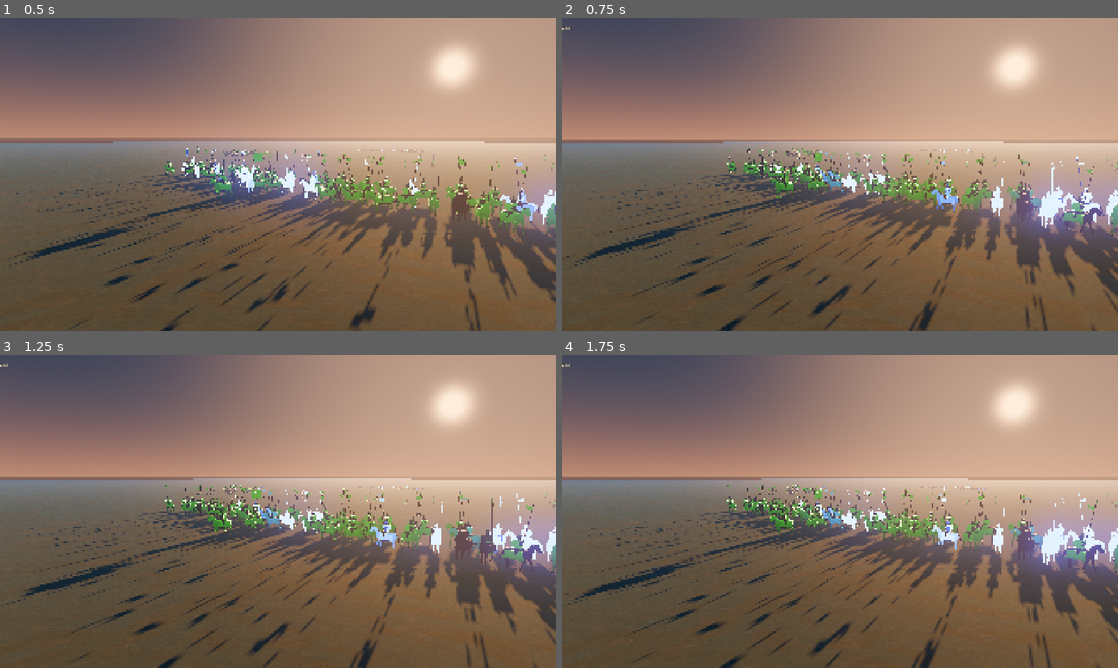
Above: before the commit, frames 1-4 (two rows, left to right).
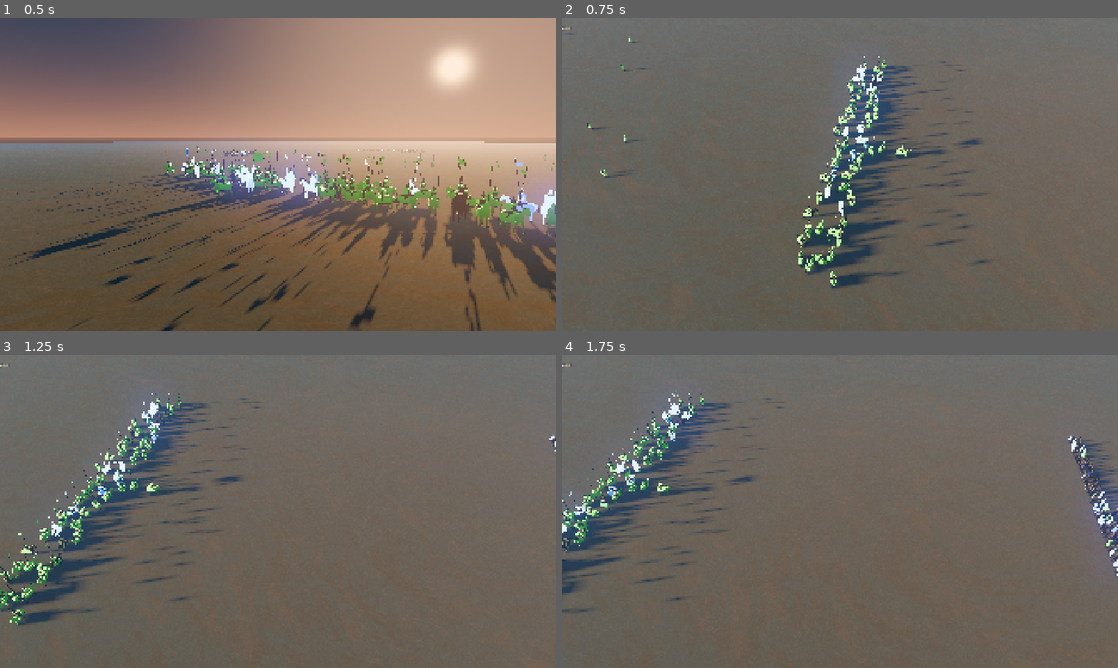
Above: after the commit, the same moments.

Repository: Keepich1/KAGANFILM
Game: Godot game, scene res://scenes/test/battle_clash.tscn
Two runs of this game, one before a commit and one after it. Both use one fixed random seed, a clock stepped at 60 frames per second and the inputs below. This scene is started directly instead of the project's main scene.
Inputs (mouse positions are in pixels of both pictures, inside the frame that each line leads up to):
- Up to frame 1 (0.5 s): no input
- Up to frame 2 (0.75 s): tap Enter at 0.5 s; move the mouse to (962, 158) at 0.52 s; hold D from 0.53 s (still down); tap P at 0.6 s; click (962, 158) at 0.67 s
- Up to frame 3 (1.25 s): keep holding D
- Up to frame 4 (1.75 s): release D at 1.25 s; drag from (728, 527) to (812, 574) at 1.27 s

Frame 1 is identical in both runs. In frame 2, 76% of the frame differs, in the area x 0-100%, y 0-100%; in frame 3, 77%; in frame 4, 77%.

Commit message:
Бой: WASD и Q/E переключают с кинокамеры на стратегическую
Co-Authored-By: Claude Opus 5.5 <noreply@anthropic.com>
Claude-Session: https://claude.ai/code/session_01MEAdsoDkSD31eUcwCkkua8

Diff:
--- a/ordo/scripts/camera/rts_camera.gd
+++ b/ordo/scripts/camera/rts_camera.gd
@@ -94,7 +94,7 @@
 
 
 func _process(delta: float) -> void:
-	if interactive and current:
+	if interactive:
 		_read_controls(delta)
 	var k := 1.0 - exp(-delta * 8.0)
 	focus = focus.lerp(_t_focus, k)
@@ -111,7 +111,8 @@
 	if Input.is_physical_key_pressed(KEY_A): move.x -= 1.0
 	if Input.is_physical_key_pressed(KEY_D): move.x += 1.0
 	var vp := get_viewport()
-	if vp and DisplayServer.window_is_focused():
+	# края экрана — только когда эта камера уже текущая (иначе мышь у края сбивала бы кино)
+	if current and vp and DisplayServer.window_is_focused():
 		var m := vp.get_mouse_position()
 		var size := vp.get_visible_rect().size
 		if m.x >= 0 and m.y >= 0 and m.x <= size.x and m.y <= size.y:
